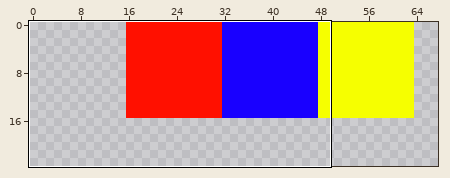
Edited in one commit: sprite sheet (assets/tiles/testtile.png). Above: a wide view before the commit, with the close-up outlined.
Close-up. As it was:
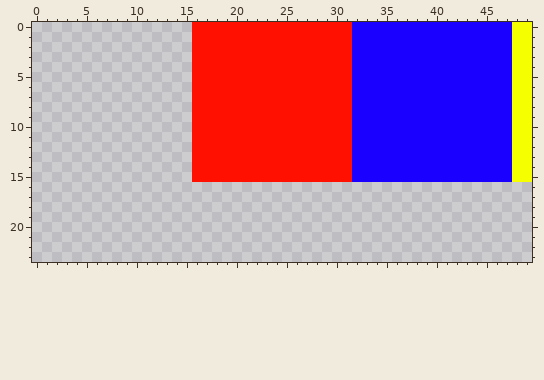
The file is 160x160 pixels. Shown: x 0..49, y 0..23. The wide view leaves out empty margins.
Once edited:
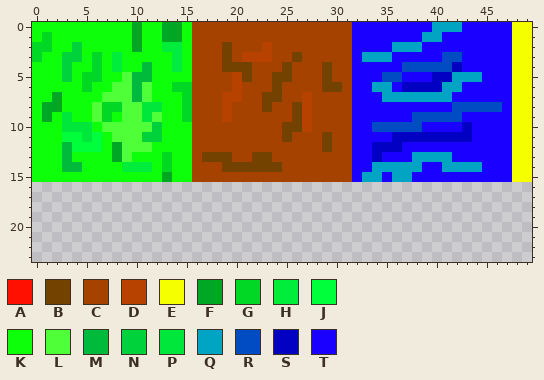
Palette (. is transparent): A #ff1000  B #744200  C #a54200  D #b74200  E #f6ff00  F #00a725  G #00d825  H #00ed3b  J #00ff3b  K #0eff0a  L #4fff38  M #00ba3b  N #00d23b  P #00e73b  Q #01a4c3  R #014cc3  S #0100c3  T #1900ff
The edit:
{"y":0,"x":0,"old":"................AAAAAAAAAAAAAAAA","new":"KKKKKKKKKKFKKFFKCCCCCCCCCCCCCCCC"}
{"y":0,"x":40,"old":"TTT","new":"QQQ"}
{"y":1,"x":0,"old":"................AAAAAAAAAAAAAAAA","new":"KGKKKKKKKKFKKFFKCCCCCCCCCCCCCCCC"}
{"y":1,"x":39,"old":"TT","new":"QQ"}
{"y":2,"x":0,"old":"................AAAAAAAAAAAAAAAA","new":"GGKKNKKKKKFKKHHKCCCBCCCDCCCCCCCC"}
{"y":2,"x":36,"old":"TTT","new":"QQQ"}
{"y":3,"x":0,"old":"................AAAAAAAAAAAAAAAA","new":"GKKNNKGKHKKKKKHKCCCBCDDDCCBCCCCC"}
{"y":3,"x":33,"old":"TTT","new":"QQQ"}
{"y":3,"x":41,"old":"TT","new":"RR"}
{"y":4,"x":0,"old":"................AAAAAAAAAAAAAAAA","new":"KKKNKKGKHKKMKKHKCCCBBBCCCBCCCBCC"}
{"y":4,"x":37,"old":"TTTTTT","new":"RRRRRS"}
{"y":5,"x":0,"old":"................AAAAAAAAAAAAAAAA","new":"KKKNKGGKKLMMKKKKCCCCDBCCBBCCCBCC"}
{"y":5,"x":35,"old":"TT","new":"RR"}
{"y":5,"x":40,"old":"TTTTT","new":"SSQQQ"}
{"y":6,"x":0,"old":"................AAAAAAAAAAAAAAAA","new":"KKKKKGKKLLMLKKGGCCCCDCCCBCCCCBBC"}
{"y":6,"x":34,"old":"TT","new":"QQ"}
{"y":6,"x":37,"old":"TTTTTT","new":"SSSSQQ"}
{"y":7,"x":0,"old":"................AAAAAAAAAAAAAAAA","new":"KKFKKKKLLLMLKKKGCCCDDCCBBCCDCCCC"}
{"y":7,"x":35,"old":"TTTTTTT","new":"QQQQQQQ"}
{"y":8,"x":0,"old":"................AAAAAAAAAAAAAAAA","new":"KFFKKKLGGLLPPKKGCCCDCCCBCCBDCCCC"}
{"y":8,"x":42,"old":"TTTTT","new":"RRRRR"}
{"y":9,"x":0,"old":"................AAAAAAAAAAAAAAAA","new":"KFKPKKLGKLLPLKKGCCCDCCCCCCBDCCCC"}
{"y":9,"x":38,"old":"TTTTT","new":"RRRRR"}
{"y":10,"x":0,"old":"................AAAAAAAAAAAAAAAA","new":"KKKPPPKLLLLLNKKKCCCCCCCCCBBDCCCC"}
{"y":10,"x":34,"old":"TTTTT","new":"RRRRR"}
{"y":10,"x":43,"old":"T","new":"S"}
{"y":11,"x":0,"old":"................AAAAAAAAAAAAAAAA","new":"KKKJJPJKLLLNNKKKCCCCCCCCCBCCCBCC"}
{"y":11,"x":36,"old":"TTTTTTTT","new":"SSSSSSSS"}
{"y":12,"x":0,"old":"................AAAAAAAAAAAAAAAA","new":"KKKMJJJKFLLLKKKKCCCCCCCCCCCCCBCC"}
{"y":12,"x":34,"old":"TTT","new":"SSS"}
{"y":13,"x":0,"old":"................AAAAAAAAAAAAAAAA","new":"KKKMKKKKFLKKKGKKCBBBCCBBCCCCCCCC"}
{"y":13,"x":34,"old":"T","new":"S"}
{"y":13,"x":38,"old":"TTTT","new":"QQQQ"}
{"y":14,"x":0,"old":"................AAAAAAAAAAAAAAAA","new":"KKKMMKKKKHHHKGKKCCCBBBBBBCCCCCCC"}
{"y":14,"x":34,"old":"TTTTT","new":"QQQQQ"}
{"y":14,"x":41,"old":"TTTT","new":"QQQQ"}
{"y":15,"x":0,"old":"................AAAAAAAAAAAAAAAA","new":"KKKKKKKKKKKKKFKKCCCCCCCCCCCCCCCC"}
{"y":15,"x":33,"old":"TT","new":"QQ"}
{"y":15,"x":36,"old":"TT","new":"QQ"}
{"label":"changed","picture_box":[32,22,502,182]}
